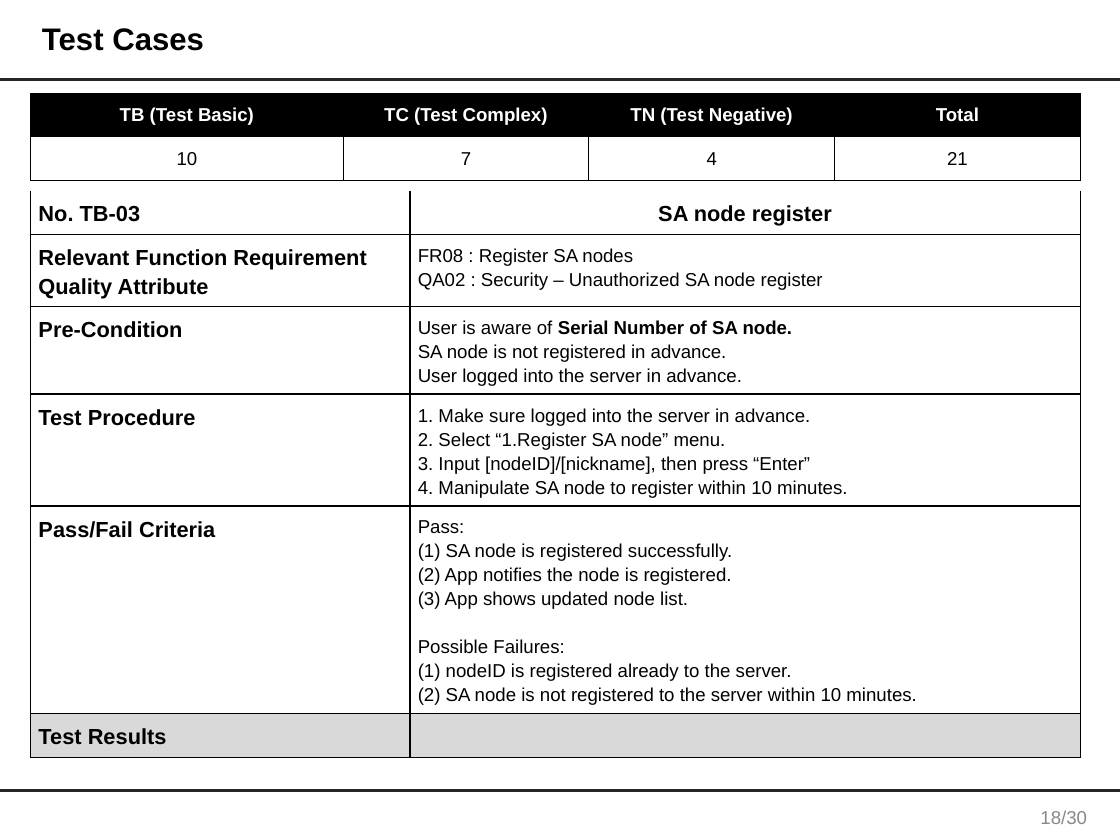
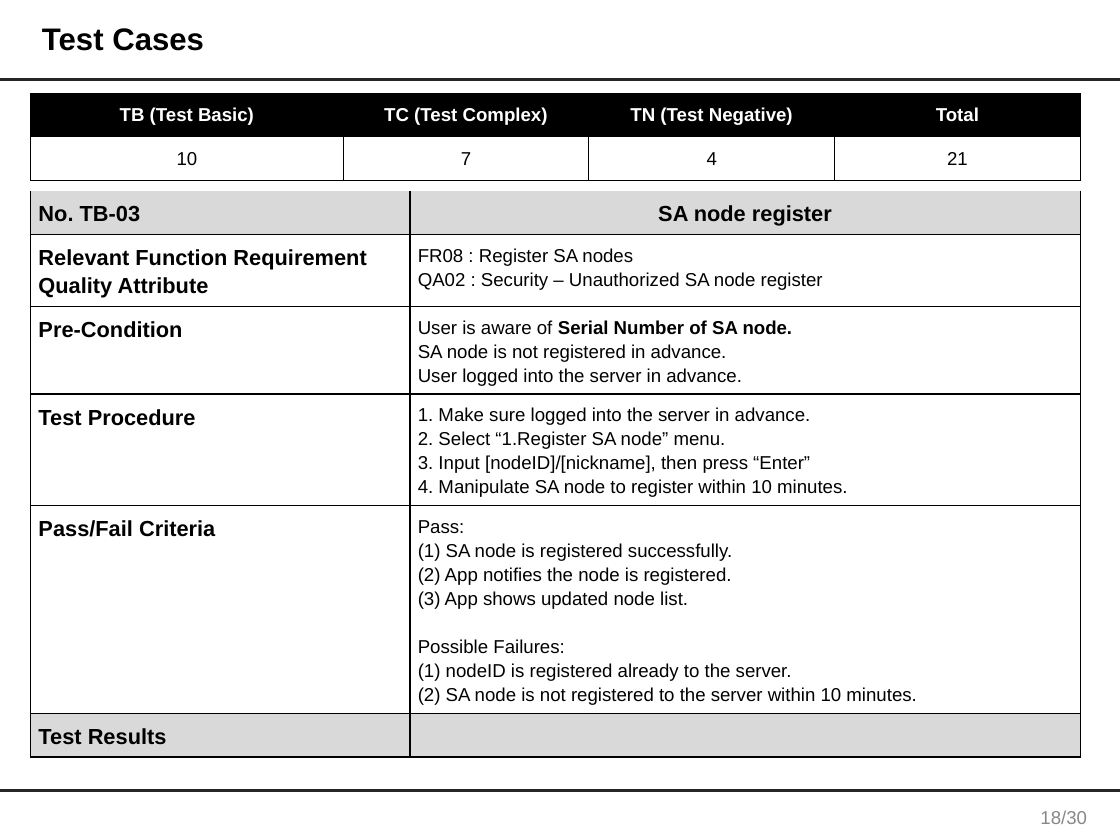
Before and after one commit to junggil/2015_CMU_StudioProject, a slide deck: slide 19 of DOCS/2015-06-24/Team1 Final presentation V0.1.pptx. Drawn at 1120x840 pixels with LibreOffice and Linux fonts; fonts in the diff are those of the drawing. Boxes give left, top, right and bottom in pixels: in the first picture for what was removed or moved away, otherwise in the second. Text is boxed around its words. In the diff, an @@ line names an element or a change of style, - is before the commit and + after.

```diff
--- a/DOCS/2015-06-24/Team1 Final presentation V0.1.pptx
+++ b/DOCS/2015-06-24/Team1 Final presentation V0.1.pptx
@@ table at (30, 190, 1081, 782) @@
@@ fill none to #D9D9D9 in row 1 @@
```
Also in this commit, not shown: 7 other slides changed.
